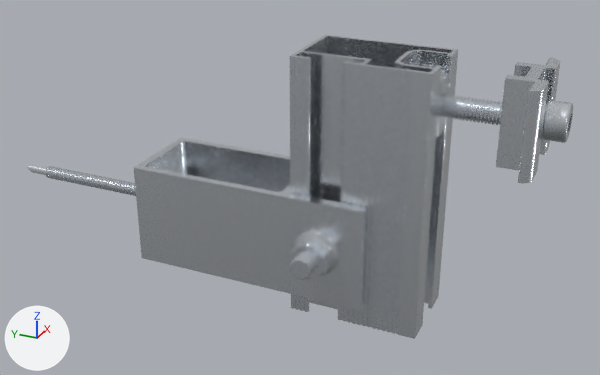
An edit to the glTF model public/models/long-rail-pro-mid-clamp.glb, drawn before and after from the same camera.
Rendered twice from a camera (50 mm lens) standing at (-0.244, -0.18, 0.188) and looking at (0.019, -0.062, 0.056). The axes (+X, +Y, +Z) are drawn at lower left. The lights are the same throughout. The first picture is the older version. Vertices at exactly the same position are counted once.

In view in the first picture: 'assembly'.
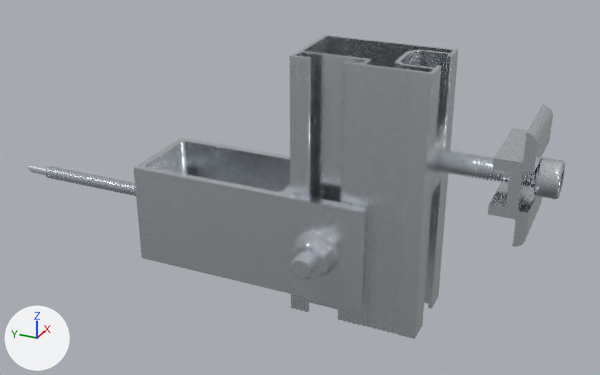
Commit message: Update all mid clamp assembly GLBs from revised STEP files
Long Rail Lite/Pro/Ultra, MonoRail 100/70/65/Pro, MiniRail 100/70/Short

Changed parts and their boxes [x1, y1, x2, y2] in the pictures (600 x 375 px; the box of a moved part takes in the faces that stretch with it):
'assembly', reshaped: before [28, 35, 573, 339]; after [28, 35, 565, 339]
part 1 of me_assembly, moved or reshaped: before [496, 58, 561, 183]; after [488, 104, 553, 247]
part 2 of me_assembly, added: after [436, 149, 565, 199]
part 3 of me_assembly, deleted: before [440, 94, 573, 143]
part 4 of me_assembly, moved or reshaped: before [290, 69, 449, 279]; after [165, 127, 445, 279]

Edits to the bpy script that builds the scene:
```text
Change me_assembly:
    used by ob_assembly; location = (0.0, 0.0, 0.0)
    remove me_assembly.from_pydata(...)  # 19317 vertices, 38625 faces; spans x -0.014..0.04, y -0.156..0.071, z 0.011..0.111
    add me_assembly.from_pydata(...)  # 19460 vertices, 38911 faces; spans x -0.014..0.036, y -0.156..0.071, z 0.011..0.111
    me_assembly part 1: the loose piece of 636 vertices spanning x 0.0..0.04, y -0.149..-0.136, z 0.081..0.111 is turned 90 degrees about the y axis through its middle, then moved by (0.0, 0.0, -0.02)
    me_assembly part 2: a new loose piece of 5341 vertices spanning x 0.013..0.026, y -0.156..-0.101, z 0.07..0.083, in mat_aluminium (white #e5eaf0)
    me_assembly part 3: the loose piece of 5233 vertices spanning x 0.013..0.026, y -0.156..-0.101, z 0.09..0.103 is deleted
    me_assembly part 4: 632 vertices moved within x -0.014..0.006, y -0.083..-0.07, z 0.037..0.045; 544 vertices removed from x -0.014..0.028, y -0.114..-0.068, z 0.034..0.106; 581 vertices added at x -0.014..0.028, y -0.114..-0.068, z 0.033..0.08
    other edits to the shape of me_assembly do not show in these pictures
```
